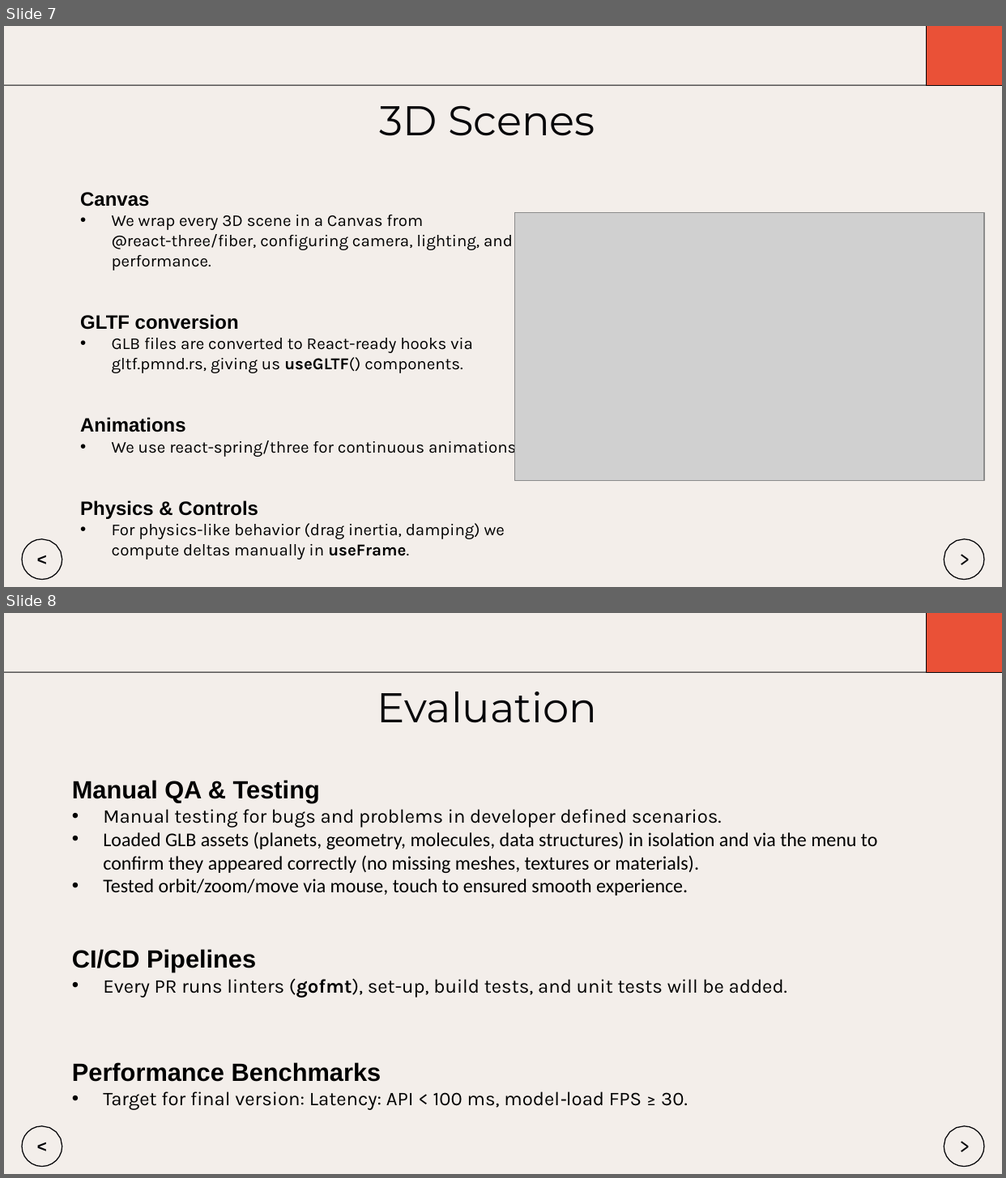
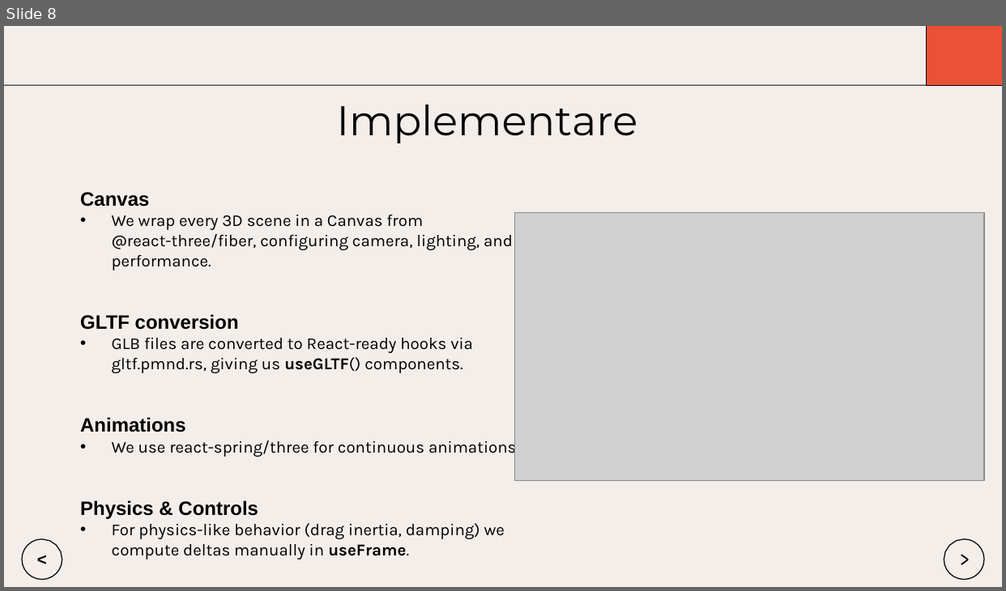
Before and after one commit to Dragomir1401/VisioScience-3D, a slide deck: Roadmap/scss/Prezentare_Final_Dragomir_Andrei.pptx. Shown one above the other, each under a label of ours: slides 7 and 8 before the commit, slide 8 after it. The pictures are 1006x1178 and 1006x591 pixels, drawn with LibreOffice and Linux fonts; fonts in the diff are those of the drawing; grey boxes stand for pictures. Boxes give left, top, right and bottom in pixels: in the first picture for what was removed or moved away, otherwise in the second. Text is boxed around its words. In the diff, an @@ line names an element or a change of style, - is before the commit and + after.

```diff
--- a/Roadmap/scss/Prezentare_Final_Dragomir_Andrei.pptx
+++ b/Roadmap/scss/Prezentare_Final_Dragomir_Andrei.pptx
@@ slide 8 removed at (4, 613, 1002, 1174), background #FFFFFF; not listed: 1 template element that a slide beside it also shows @@
@@ freeform shape removed at (926, 613, 1002, 673) @@
@@ freeform shape removed at (926, 613, 1002, 673) @@
@@ freeform shape removed at (4, 672, 1002, 673) @@
@@ title removed at (377, 692, 597, 723) @@
-Evaluation
@@ text removed at (72, 780, 877, 1110) @@
-Manual QA & Testing
-• Manual testing for bugs and problems in developer defined scenarios.
-• Loaded GLB assets (planets, geometry, molecules, data structures) in isolation and via the menu to confirm they appeared correctly (no missing meshes, textures or materials).
-• Tested orbit/zoom/move via mouse, touch to ensured smooth experience.
-CI/CD Pipelines
-• Every PR runs linters (gofmt), set-up, build tests, and unit tests will be added.
-Performance Benchmarks
-• Target for final version: Latency: API < 100 ms, model‐load FPS ≥ 30.
@@ freeform shape removed at (22, 1126, 62, 1166) @@
@@ text removed at (36, 1135, 48, 1160) @@
-<
@@ freeform shape removed at (944, 1126, 984, 1166) @@
@@ text removed at (958, 1132, 972, 1162) @@
->
@@ what was slide 7 is now slide 8 @@
@@ slide 8 changed as well @@
@@ title at (337, 105, 638, 143): text changed @@
-3D Scenes
+Implementare
```
Also in this commit, not shown: 6 other slides changed, 9 slides added, 4 other slides removed.
